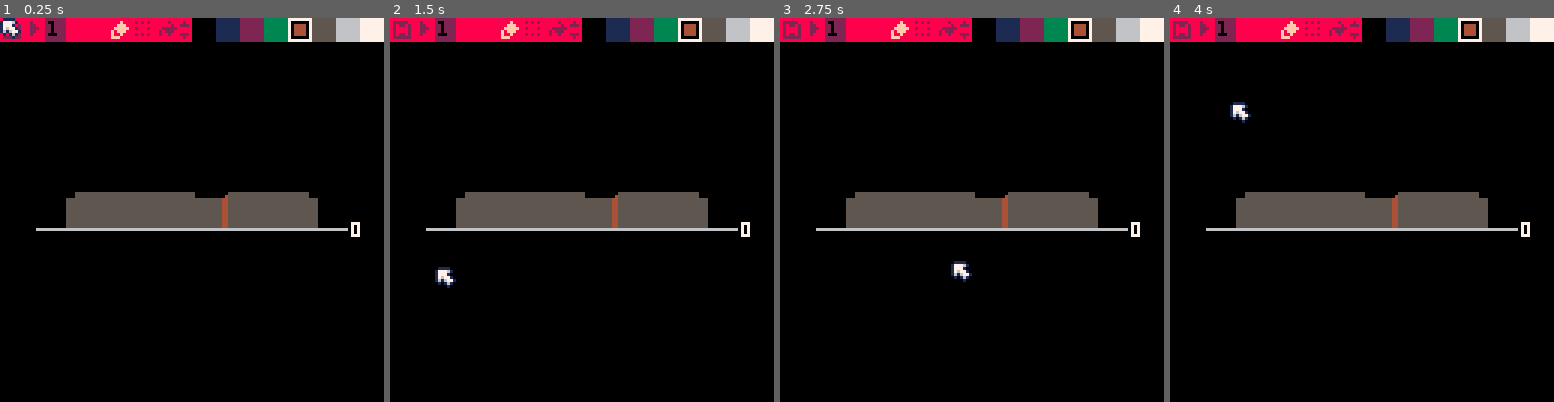
Above: before the commit, frames 1-4 (left to right).
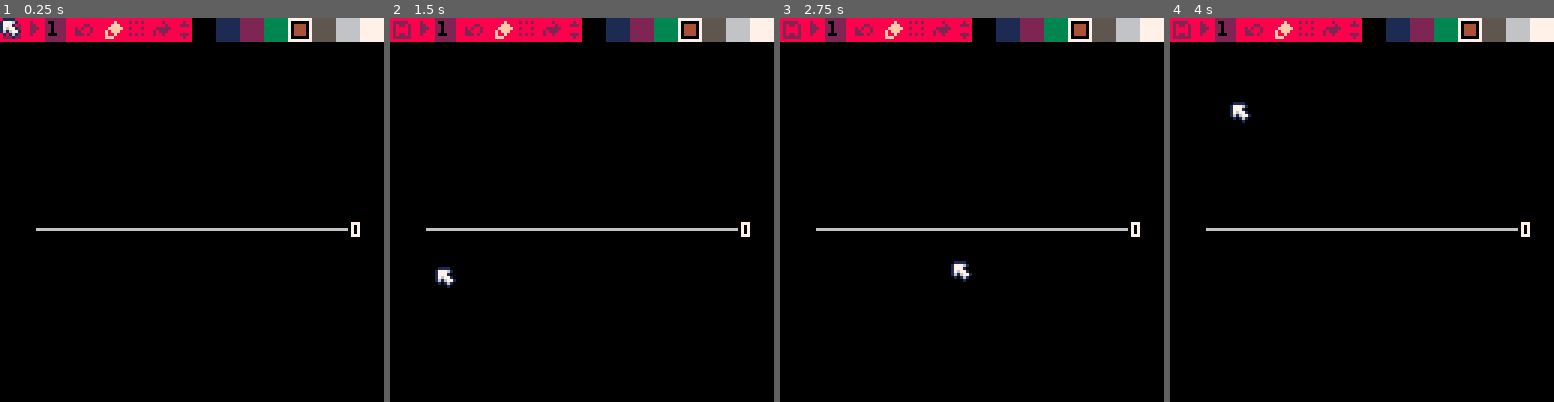
Above: after the commit, the same moments.

Repository: freds72/daggers
Game: PICO-8 cartridge carts/editor.p8
The game is run twice, just before and just after one commit, with the same random seed, the same clock (stepped at 60 frames per second) and the same inputs.
Inputs (mouse positions are in pixels of both pictures, inside the frame that each line leads up to):
- Up to frame 1 (0.25 s): no input
- Up to frame 2 (1.5 s): tap X (X key) at 0.33, 1.07 s; click (670, 121) at 0.67 s; click (436, 267) at 1.22 s
- Up to frame 3 (2.75 s): click (887, 114) at 1.77 s; tap X (X key) at 1.85 s; click (952, 259) at 2.32 s
- Up to frame 4 (4 s): click (1404, 106) at 2.87 s; tap X (X key) at 2.97 s; click (1465, 256) at 3.42 s; click (1231, 102) at 3.97 s

The runs differ from the first frame. In frame 1, 6.3% of the frame differs, in the area x 17-83%, y 0-55%; in frame 2, 6.3%; in frame 3, 6.3%; in frame 4, 6.3%.

Commit message:
added undo support

Diff:
--- a/carts/editor.p8
+++ b/carts/editor.p8
@@ -13,16 +13,16 @@
 
 __gfx__
 01111000000100000001000000000000000000000000000000000000000000000000000000000000000000000000000000000000000000000000000000000000
-17776100001710000017100077007700000000000000000000000000111100000000000000000000000000000000000000000000000000000000000000000000
-17771000011711000100010077777700000000000000000000000000212200000000000000000000000000000000000000000000000000000000000000000000
-17677100171776101700071070770700000000000000000000000000353100000000000000000000000000000000000000000000000000000000000000000000
-16167710167777100100010077777700000000000000000000000000454400000000000000000000000000000000000000000000000000000000000000000000
-01016100016776100017100007777000000000000000000000000000515400000000000000000000000000000000000000000000000000000000000000000000
-00001000001761000001000007007000000000000000000000000000651500000000000000000000000000000000000000000000000000000000000000000000
+17776100001710000017100000000000000000000000000000000000111100000000000000000000000000000000000000000000000000000000000000000000
+17771000011711000100010000077000000000000000000000000000212200000000000000000000000000000000000000000000000000000000000000000000
+17677100171776101700071070700700000000000000000000000000353100000000000000000000000000000000000000000000000000000000000000000000
+16167710167777100100010077000700000000000000000000000000454400000000000000000000000000000000000000000000000000000000000000000000
+01016100016776100017100077707000000000000000000000000000515400000000000000000000000000000000000000000000000000000000000000000000
+00001000001761000001000000000000000000000000000000000000651500000000000000000000000000000000000000000000000000000000000000000000
 00000000000110000000000000000000000000000000000000000000777600000000000000000000000000000000000000000000000000000000000000000000
 0000000000000000000000000000000000000000000000000000000082e200000000000000000000000000000000000000000000000000000000000000000000
-77777000070000007070700000070000000700000070000007770000942400000000000000000000000000000000000000000000000000000000000000000000
-70770700077000000000000000777000000070000777000000700000a94400000000000000000000000000000000000000000000000000000000000000000000
+77777000070000007070700000070000000700000700000077700000942400000000000000000000000000000000000000000000000000000000000000000000
+70770700077000000000000000777000000070007770000007000000a94400000000000000000000000000000000000000000000000000000000000000000000
 70000700077700007000700007777700077777000000000000000000b34400000000000000000000000000000000000000000000000000000000000000000000
 70000700077000000000000070777000707770000000000000000000ccc400000000000000000000000000000000000000000000000000000000000000000000
 70770700070000007070700070070000700700000000000000000000d51400000000000000000000000000000000000000000000000000000000000000000000
--- a/carts/ui.lua
+++ b/carts/ui.lua
@@ -46,6 +46,7 @@
     cursor=cursor or 0
     local mx,my
     local mstate={}
+    local kstate={}
 
     -- known cursors
     local cursors={
@@ -89,6 +90,21 @@
             mdx=stat(38),
             mdy=stat(39)
         })
+
+        -- capture keys
+        local keys={}
+        while stat(30) do
+            local k=stat(31)
+            keys[k]=true
+        end
+
+        -- ctrl+z = セ !!!
+        if kstate["セ"] and not keys["セ"] then
+            win:onmessage({
+                name="undo"
+            })
+        end
+        kstate=keys
     end
     _draw=function()
         cls(clear)
@@ -241,6 +257,7 @@
             -- cascade to child
             if #self>0 then
                 local i0=binding:get()\n
+                local my=msg.my
                 if(msg.my) msg.my+=i0*h
                 camera(0,i0*h)
                 for i=i0*n+1,min((i0+1)*n,#self) do
@@ -249,6 +266,7 @@
                     if(msg.handled) break
                 end
                 camera()
+                msg.my=my
             end
         end
     })
--- a/carts/voxel_editor.lua
+++ b/carts/voxel_editor.lua
@@ -13,7 +13,12 @@
 
 _grid={}
 _sprite_grid={}
+_sprite_by_id={}
 _grid_size=8
+
+-- records non-empty slices per dimension x per-coordinates
+-- if _grid_occupancy[3][25] --> at least 1 cube on slice z=25
+_grid_occupancy={{},{},{}}
 
 -- draw cube help
 local cube={
@@ -62,7 +67,7 @@
         local adj_idx=adj[1]>>16|adj[2]>>8|adj[3]
         -- outside: draw faces
         -- or not next to block
-        if adj_i<0 or adj_i>=8 or (not _grid[adj_idx]) then
+        if adj_i<0 or adj_i>=_grid_size or (not _grid[adj_idx]) then
             for i,vert in pairs(side) do
                 local idx=idx+vert.idx
                 local v=cache[idx]
@@ -89,6 +94,8 @@
     local x,y,w=cam:project({ox+0.5,oy+0.5,oz})
     if w then
         w*=-64*cam.fov
+        -- convert between sprite id and real image
+        s=_sprite_by_id[s]
         local sx,sy=x-w/2,y-w
         sspr((s&15)<<3,(s\16)<<3,8,8,sx,sy,w+sx%1,w+sy%1)
     end
@@ -260,7 +267,7 @@
     }
     local lasti=last[majori][minori]
 
-    local major0,major1=0,7
+    local major0,major1=0,_grid_size-1
     if(fwd[majori]<0) major0,major1=major1,major0
     local o,face_mask,cache={},{},{}
     local cam_minor,cam_last=cam.pos[minori]\1,cam.pos[lasti]\1
@@ -269,7 +276,7 @@
         -- todo: drop sign based iteration, only use left-to-right/middle/right-to-left
         o[majori]=major
         local draw_last=function()
-            local last0,last1=0,7
+            local last0,last1=0,_grid_size-1
             local dlast=sgn(fwd[lasti])
             local face_sign=sgn(last0-cam_last)
             if(dlast<0) last0,last1,face_sign=last1,last0,sgn(last1-cam_last)
@@ -295,7 +302,7 @@
                 draw_block(cam,o,cache,face_mask)
             end
             if fix then
-                if last0>=0 and last0<8 and last1>=0 and last1<8 then
+                if last0>=0 and last0<_grid_size and last1>=0 and last1<_grid_size then
                     face_mask[lasti]=face_sign
                     for last=last0,last1,dlast do
                         o[lasti]=last
@@ -309,7 +316,7 @@
             --if(btn(5)) flip()
         end
         --
-        local minor0,minor1=0,7
+        local minor0,minor1=0,_grid_size-1
         local dminor=sgn(fwd[minori])
         local minor_sign=sgn(minor0-cam_minor)
         if(dminor<0) minor0,minor1,minor_sign=minor1,minor0,sgn(minor1-cam_minor)
@@ -335,7 +342,7 @@
         end
 
         if fix then
-            if minor0>=0 and minor0<8 and minor1>=0 and minor1<8 then
+            if minor0>=0 and minor0<_grid_size and minor1>=0 and minor1<_grid_size then
                 face_mask[minori]=minor_sign
                 for minor=minor0,minor1,dminor do
                     o[minori]=minor
@@ -408,7 +415,17 @@
         {1,1,0},
         {0,1,0}
     }
-
+    local undo_stack={}
+    local function apply(idx,col)
+        if col==0 then
+            _grid[idx]=nil
+            _sprite_grid[idx]=nil
+        elseif col<16 then
+            _grid[idx]=col
+        else
+            _sprite_grid[idx]=col
+        end
+    end
     return is_window({
         draw=function(self)
             local r=self.rect
@@ -455,7 +472,7 @@
             dyangle=dyangle*0.7
             dzangle=dzangle*0.7
 
-            layer=mid(layer+msg.wheel,0,256)
+            layer=mid(layer+msg.wheel,0,_grid_size-1)
 
             local xyz=_grid_size/2
             cam:control({xyz,xyz,layer},yangle,zangle,_grid_size)
@@ -477,13 +494,13 @@
                 len=16}
 
             local grid={}
-            for i=0,7 do
-                for j=0,7 do
+            for i=0,_grid_size-1 do
+                for j=0,_grid_size-1 do
                     grid[i>>16|j>>8|layer]=true
                 end
             end
 
-            current_voxel=voxel_traversal(ray,8,grid)
+            current_voxel=voxel_traversal(ray,_grid_size,grid)
 
             if current_voxel then
                 local o=current_voxel.origin
@@ -495,18 +512,21 @@
                 if msg.lmbp then
                     -- click!
                     local col=_editor_state.selected_color
-                    if col==0 then
-                        _grid[idx]=nil
-                        _sprite_grid[idx]=nil
-                    elseif col<16 then
-                        _grid[idx]=col
-                    else
-                        _sprite_grid[idx]=col
-                    end
+                    -- previous state for undo
+                    add(undo_stack,{idx=idx,col=_grid[idx] or _sprite_grid[idx] or 0})
+                    apply(idx,col)
                 elseif msg.rmbp then
+
                     _editor_state.selected_color=_grid[idx] or _sprite_grid[idx] or 0
                 end
             end
+        end,
+        undo=function(self,msg)
+            -- nothing to undo
+            if(#undo_stack==0) return
+            local prev=undo_stack[#undo_stack]
+            undo_stack[#undo_stack]=nil
+            apply(prev.idx,prev.col)
         end
     })
 end
@@ -522,14 +542,15 @@
     -- sprite blocks
     for i=0,2 do
         pickers:add(make_sprite_picker(16+i,32+i,binding(_editor_state,"selected_color")))
+        _sprite_by_id[16+i]=32+i
     end
     -- +-
     _main:add(make_button(21,binding(function()
         _editor_state.selected_color=max(0,_editor_state.selected_color-8)
-    end)),59,0,4,4)
+    end)),60,0,3,4)
     _main:add(make_button(22,binding(function()
         _editor_state.selected_color=min(#pickers-1,_editor_state.selected_color+8)
-    end)),59,4,4,4)
+    end)),60,4,3,4)
 
     -- save
     _main:add(make_button(16,binding(function() end)),1,0,7)
@@ -539,17 +560,23 @@
     _main:add(make_static(2,binding(_editor_state,"level")),15,0,6,7)
     -- edit/select/fill
     for i,s in ipairs({19,18,20}) do
-        _main:add(make_radio_button(s,i,binding(_editor_state,"edit_mode")),29+i*8,0)
-    end
+        _main:add(make_radio_button(s,i,binding(_editor_state,"edit_mode")),27+i*8,0,6)
+    end
+    -- undo
+    _main:add(make_button(3,binding(function()
+        _main:send({
+            name="undo"
+        })
+    end)),25,0,6)
 
     -- main editor
     _main:add(make_voxel_editor(),0,8,127,119)
 
     -- demo voxels
     srand(42)
-    for i=0,7 do
-        for j=0,7 do
-            if(rnd()>0.125) _grid[i>>16|j>>8|0]=11
+    for i=0,_grid_size-1 do
+        for j=0,_grid_size-1 do
+            --if(rnd()>0.125) _grid[i>>16|j>>8|0]=11
         end
     end
 
